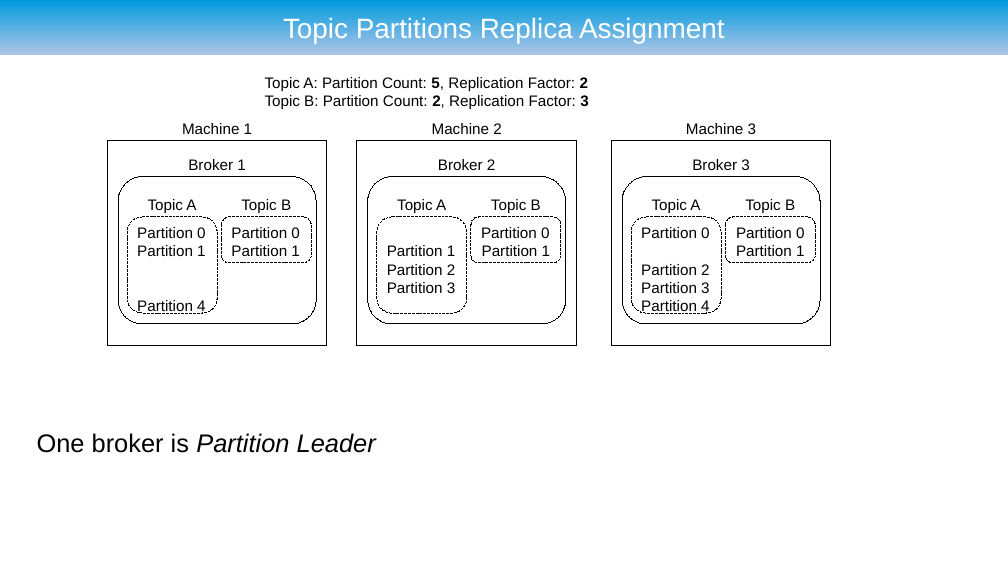
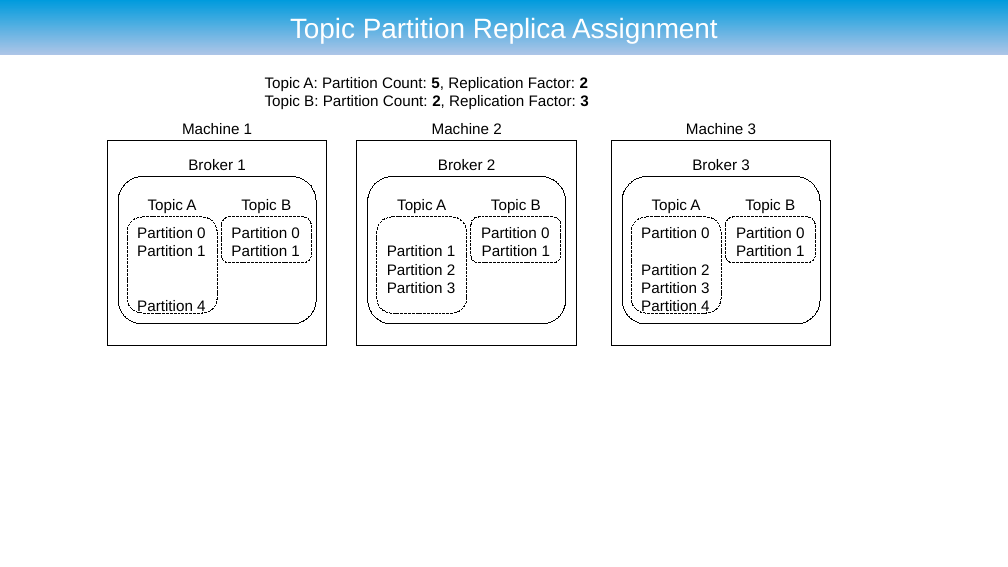
Before and after one commit to ryzlab/kafka-kompetensdag, a slide deck: slide 31 of doc/presentation-umejug.odp (slide 28 before the commit). Drawn at 1008x567 pixels with LibreOffice and Linux fonts; fonts in the diff are those of the drawing; background and template pictures are left out. Boxes give left, top, right and bottom in pixels: in the first picture for what was removed or moved away, otherwise in the second. Text is boxed around its words. In the diff, an @@ line names an element or a change of style, - is before the commit and + after.

```diff
--- a/doc/presentation-umejug.odp
+++ b/doc/presentation-umejug.odp
@@ title at (290, 16, 718, 43): text changed @@
-Topic Partitions Replica Assignment
+Topic Partition Replica Assignment
@@ text removed at (37, 433, 376, 453) @@
-One broker is Partition Leader
```
Also in this commit, not shown: 6 other slides changed, 5 slides added, 1 slide removed, 2 other files.
